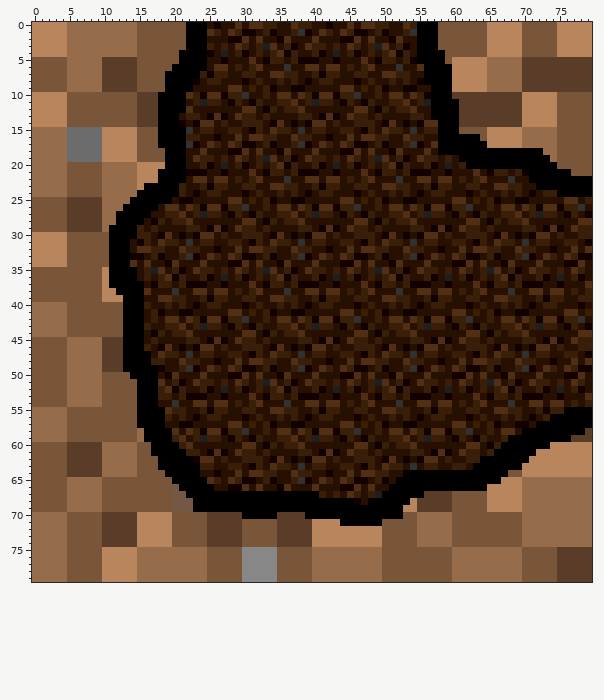
File history of a sprite sheet, assets/map/node_3.png. Above, as it was before the edit.
The file is 80x80 pixels. Colours within 5 levels of each other are drawn and written as one.
The same view after the edit:
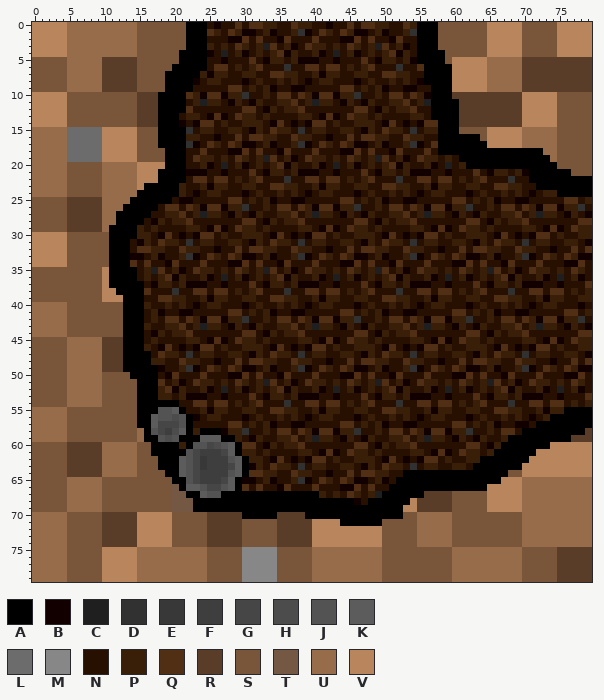
Palette (. is transparent): A #000000  B #120000  C #1f1f1f  D #313131  E #383838  F #3e3e3e  G #464646  H #4c4c4c  J #535353  K #5c5c5c  L #6c6c6c  M #878787  N #271000  P #3a1f08  Q #512f14  R #593d29  S #79553a  T #745844  U #966c4a  V #b9855c
The exact change:
@@ x 15..32 @@
 53 AAAPPNPBBBNNBNNNQN
-54 AAANNDNNQQNQQNPNPQ
-55 AAAAQPPNNPBPPNNPPN
-56 AAAAPNPNBNPPNNNBNP
-57 AAAANNBBNNNNNQQNPN
-58 UAAAAQNQPBQQBPPDNN
-59 UAAAAPQNPCPPNBPNBP
-60 SSAAAAPQNNNNNNNQQN
-61 SSAAAAAPPNBQBNQPPN
-62 SSSAAAAABQQNPNNPPP
-63 SSSAAAAAAPPNNPPNBP
-64 SSSSAAAAANNBNNQNQQ
-65 SSSSSAAAAAQPNQPBBN
-66 SSSSSTAAAAANNBBQNQ
-67 SSSSSTTAAAAAAAAAAA
+54 AAAAAANNQQNQQNPNPQ
+55 AAAJJKANNPBPPNNPPN
+56 AAKJJHJABNPPNNNBNP
+57 AAKGGGJANNNNNQQNPN
+58 UAJGFHKAPAAABPPDNN
+59 UAAJHJAAAKKKAAPNBP
+60 SSAAAAPAJJGHJKAQQN
+61 SSAAAAAJGFFFGKAPPN
+62 SSSAAAKJGEFFFJKAPP
+63 SSSAAAKJGEFFFGKABP
+64 SSSSAAKJGFFFFJKAQQ
+65 SSSSSAAJGFFFGKABBN
+66 SSSSSTAKKJGGJKAQNQ
+67 SSSSSTTAAKJJAAAAAA
 68 SSSSSTTTAAAAAAAAAA
